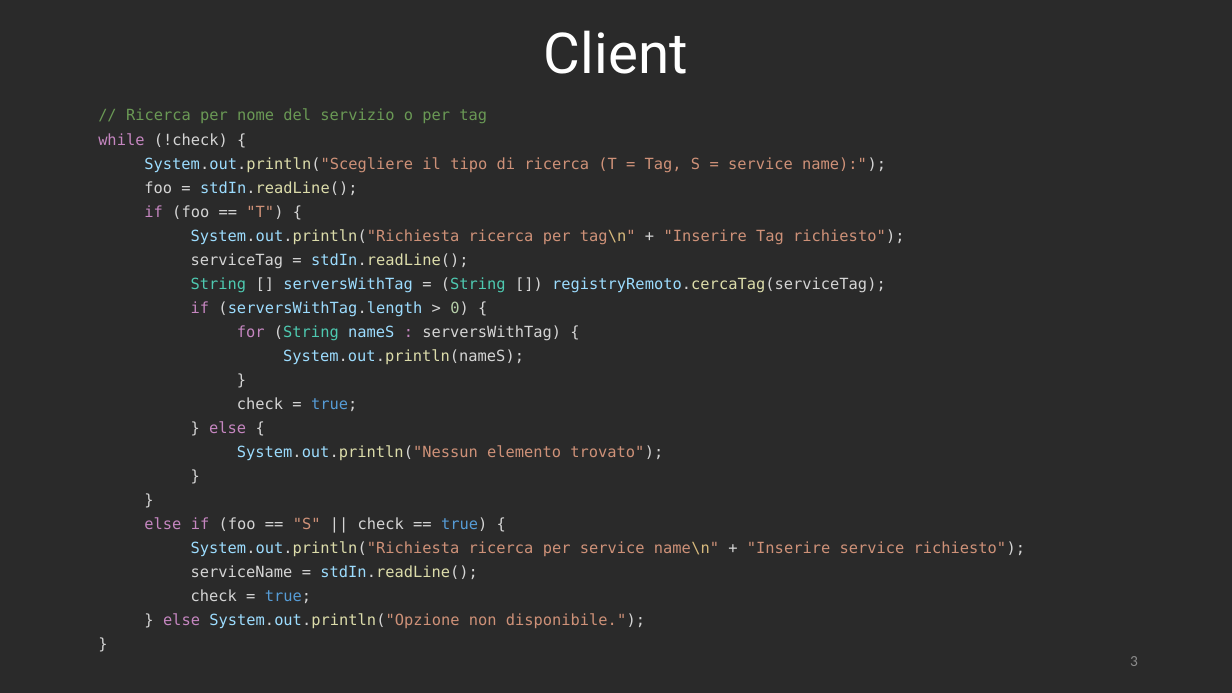
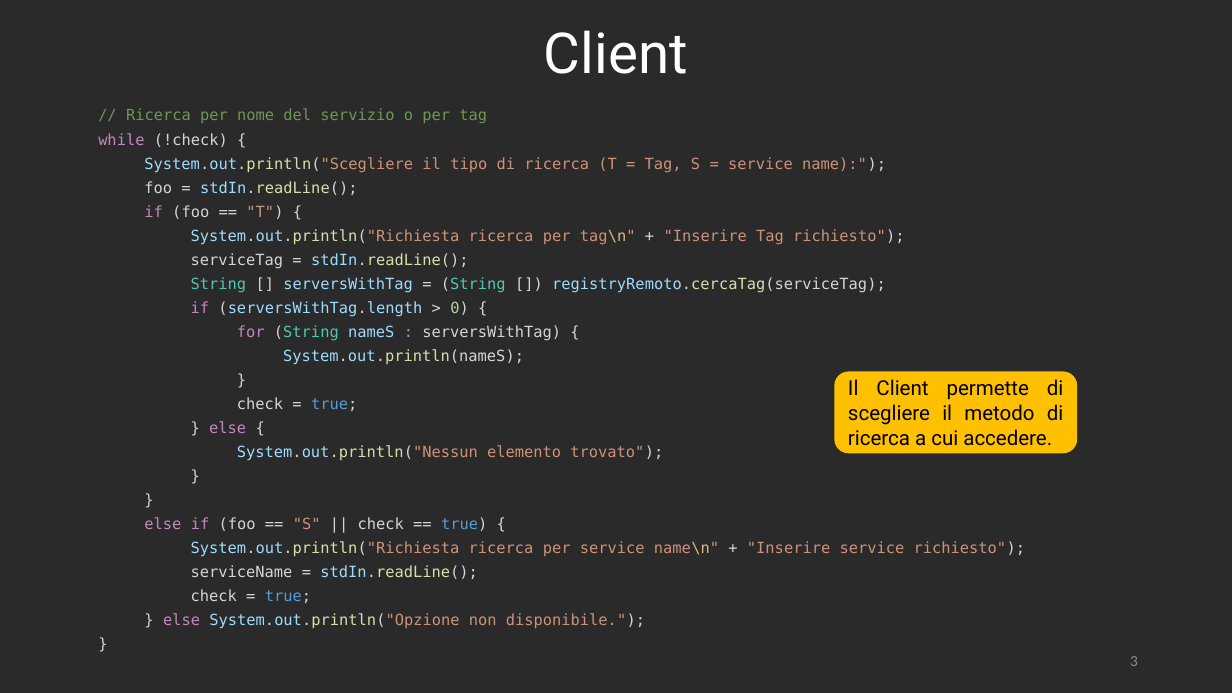
Before and after one commit to RetiCalc-Unibo/progetto7, a slide deck: slide 3 of Presentazione.pptx. Drawn at 1232x693 pixels with LibreOffice and Linux fonts; fonts in the diff are those of the drawing. Boxes give left, top, right and bottom in pixels: in the first picture for what was removed or moved away, otherwise in the second. Text is boxed around its words. In the diff, an @@ line names an element or a change of style, - is before the commit and + after.

```diff
--- a/Presentazione.pptx
+++ b/Presentazione.pptx
@@ rounded rectangle added at box(836, 372, 1077, 453), fill #FFC000, outline #FFC000 1 pt, 16 pt, text #000000 @@
+Il Client permette di scegliere il metodo di ricerca a cui accedere.
```
Also in this commit, not shown: 5 other slides changed, 1 other file.
